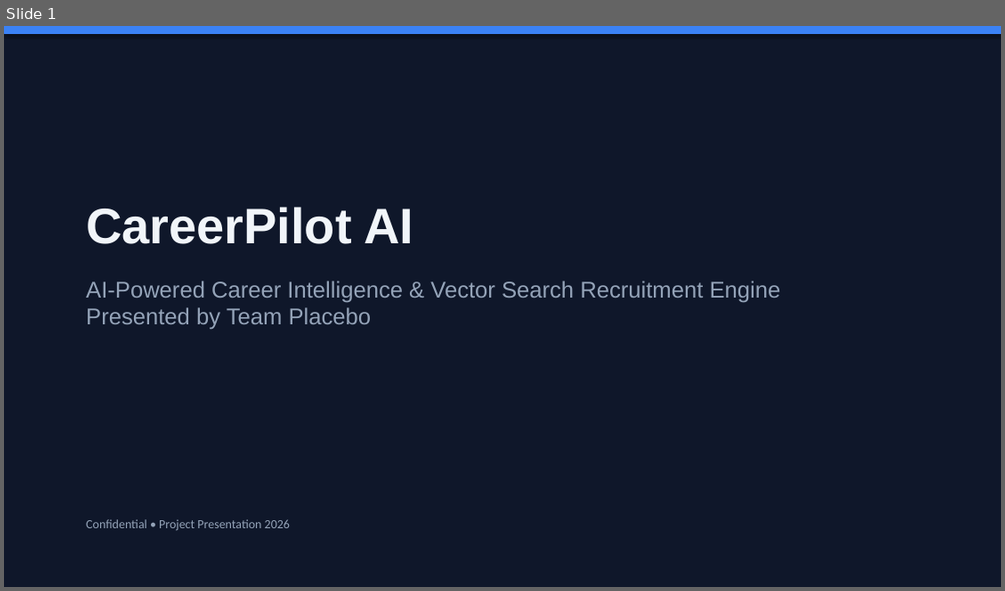
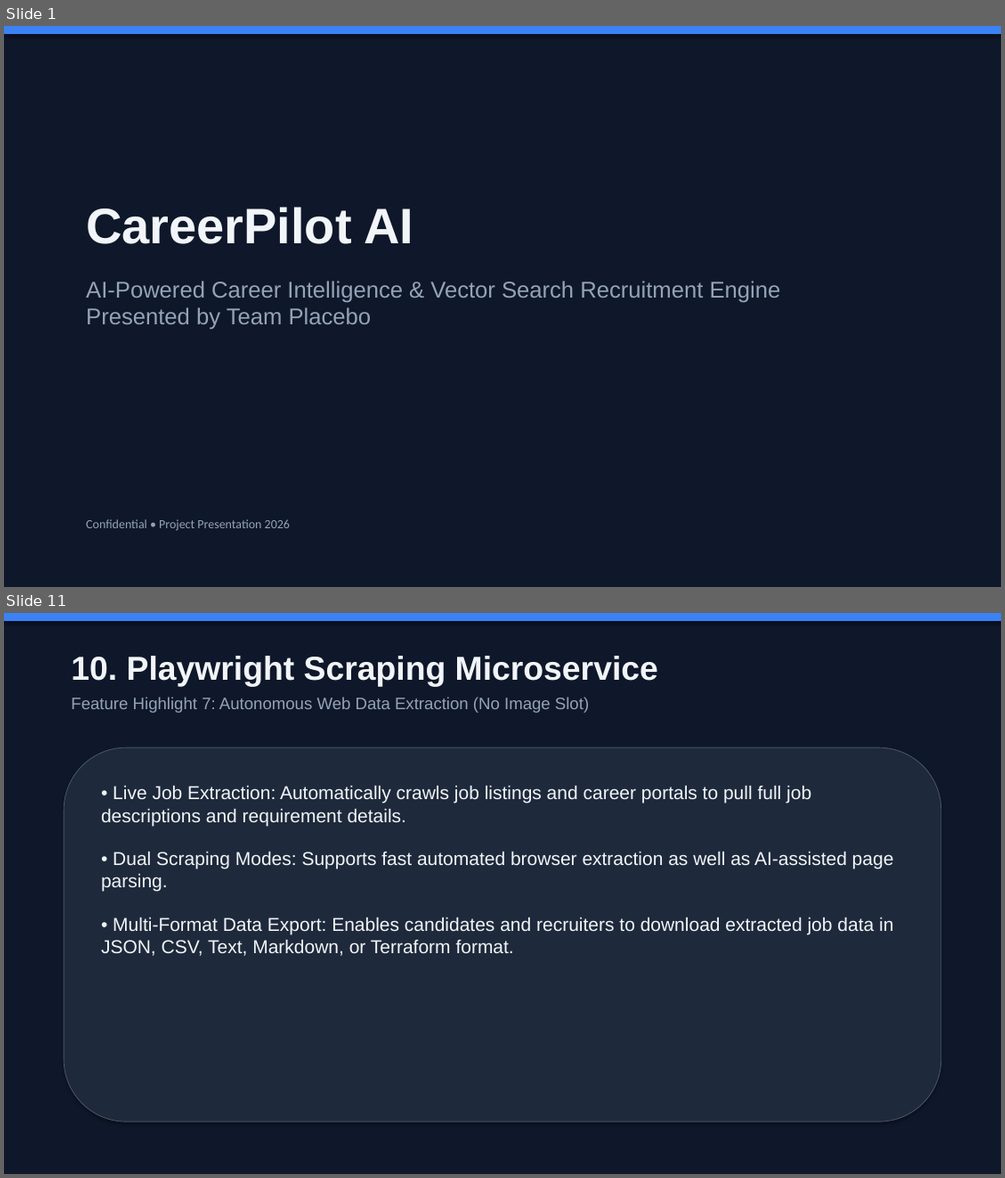
Before and after one commit to RudranshKadiveti/Team-Placebo, a slide deck: CareerPilot_AI_Presentation.pptx. Shown one above the other, each under a label of ours: slide 1 before the commit, slides 1 and 11 after it; the slides between them are not shown. The pictures are 1005x591 and 1005x1178 pixels, drawn with LibreOffice and Linux fonts; fonts in the diff are those of the drawing. Boxes give left, top, right and bottom in pixels: in the first picture for what was removed or moved away, otherwise in the second. Text is boxed around its words. In the diff, an @@ line names an element or a change of style, - is before the commit and + after.

Commit message:
docs: Update presentation deck with merged ATS slide, 3 GitHub image slots, and feature-first descriptions

```diff
--- a/CareerPilot_AI_Presentation.pptx
+++ b/CareerPilot_AI_Presentation.pptx
@@ slide 11 added at <box>4,613,1001,1174</box>, background #FFFFFF @@
@@ rectangle added at <box>4,613,1001,1174</box>, fill #0F172A, outline #0F172A 0.75 pt @@
@@ rectangle added at <box>4,613,1001,620</box>, fill #3B82F6, outline #3B82F6 0.75 pt @@
@@ text added at <box>71,656,658,713</box>, 16 pt, text #94A3B8 @@
+10. Playwright Scraping Microservice
+Feature Highlight 7: Autonomous Web Data Extraction (No Image Slot)
@@ rounded rectangle added at <box>64,747,941,1121</box>, fill #1E293B, outline #475569 0.75 pt @@
@@ text added at <box>101,785,894,956</box>, 18 pt, text #F1F5F9 @@
+• Live Job Extraction: Automatically crawls job listings and career portals to pull full job descriptions and requirement details.
+• Dual Scraping Modes: Supports fast automated browser extraction as well as AI-assisted page parsing.
+• Multi-Format Data Export: Enables candidates and recruiters to download extracted job data in JSON, CSV, Text, Markdown, or Terraform format.
```
Also in this commit, not shown: 8 slides changed, 5 other slides added, 7 slides removed, 1 other file.
